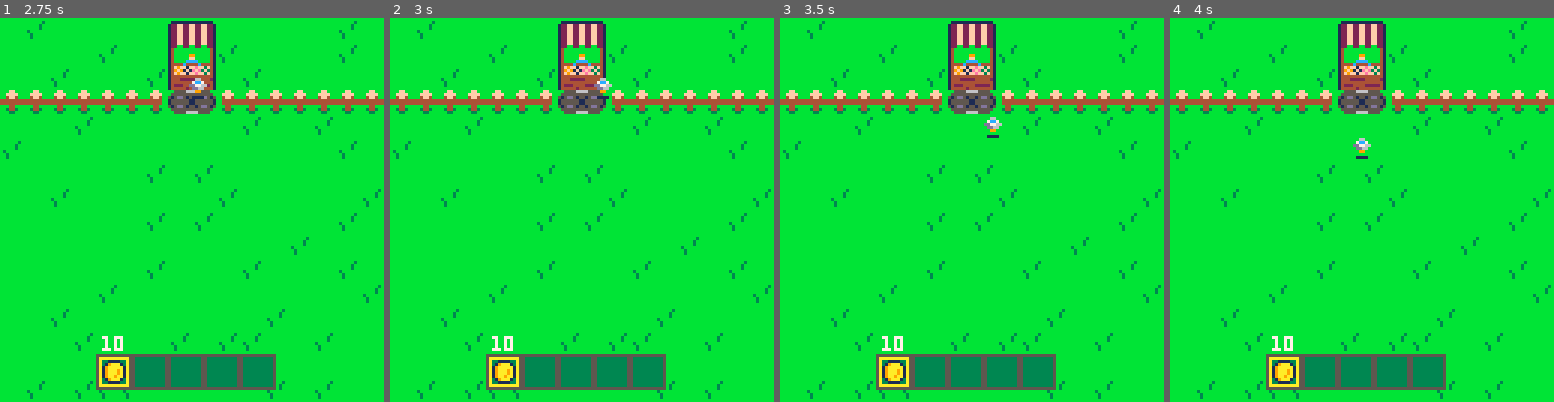
Above: before the commit, frames 1-4 (left to right).
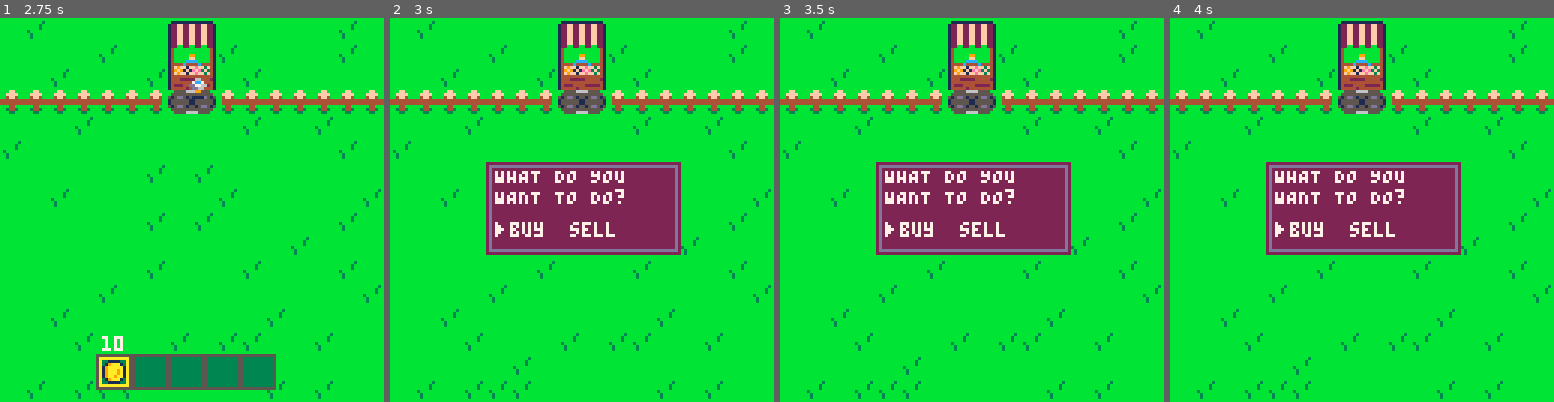
Above: after the commit, the same moments.

Repository: ritasker/SunDropHill
Game: PICO-8 cartridge sundrop_hill.p8
The game is run twice, just before and just after one commit, with the same random seed, the same clock (stepped at 60 frames per second) and the same inputs.
Inputs:
- Up to frame 1 (2.75 s): tap O (Z key) at 0.33, 1.07, 2.22 s; tap Down at 0.7 s; tap X (X key) at 1.43, 2.07 s; hold Up 1.97-2.63 s; hold Right from 2.68 s (still down)
- Up to frame 2 (3 s): keep holding Right; tap X (X key) at 2.82 s
- Up to frame 3 (3.5 s): release Right at 3.02 s; hold Down from 3.07 s (still down)
- Up to frame 4 (4 s): tap X (X key) at 3.57 s; tap O (Z key) at 3.72 s; release Down at 3.73 s; hold Left from 3.78 s (still down)

Frame 1 is identical in both runs. In frame 2, 17% of the frame differs, in the area x 25-76%, y 15-97%; in frame 3, 17%, in the area x 25-76%, y 25-97%; in frame 4, 17%.

Commit message:
Implement Buy Menu, plus fix issues with watering

Diff:
--- a/entities/game.lua
+++ b/entities/game.lua
@@ -35,15 +35,25 @@
 
   if btnp(❎) then
     local ptx = flr((plr.x + 4) / 8)
-    local pty = flr((plr.y + 4) / 8)
+    local pty = flr((plr.y + 6) / 8)
+
+    if over_planted_seeds(ptx,pty) then
+      print("over seeds", 64, 64,7)
+      water(ptx, pty)
+    end
 
     if over_farmable_land(ptx, pty) and seeds_selected() then
+      print("over farmland", 64, 64,7)
       plant(ptx, pty)
-    elseif over_planted_seeds() then
-      water(ptx, pty)
-    elseif over_fully_grown_crop(ptx, pty) then
+    end
+
+    if over_fully_grown_crop(ptx, pty) then
+      print("over carrots", 64, 64,7)
       harvest(ptx, pty)
-    elseif at_store(ptx, pty) then
+    end
+
+    if at_store(ptx, pty) then
+      print("at store", 64, 64,7)
       init_menu()
       state="menu"
     end
@@ -59,14 +69,9 @@
 end
 
 function draw_game()
-  -- draw map
-  cls(11)
-  map()
-
-  -- draw player
+ -- draw player
   spr(plr.sp, plr.x, plr.y)
 
-  -- draw hotbar
   draw_hotbar()
 end
 
@@ -80,6 +85,7 @@
     end
   end
 
+-- fence
   for x = 0, 16 do
     if x < 6 or x > 9 then
       mset(x, 3, 11)
@@ -169,9 +175,7 @@
 
   for i = 1, #inv do
     spr(inv[i].sp, 23 + (8 * i) + (4 * i - 1), 114)
-    if inv[i].qty > 1 then
-      print(inv[i].qty, 23 + (8 * i) + (4 * i - 1), 106, 7)
-    end
+    print(inv[i].qty, 23 + (8 * i) + (4 * i - 1), 106, 7)
   end
 
   if #inv > 0 then
@@ -179,43 +183,41 @@
   end
 end
 
-function plant(ptx, pty)
+function plant(x, y)
   local seeds = get_inv_item_by_name(inv, "seeds")
-  if seeds != nil then
-    if seeds.qty > 0 then
-      plr.ply_ani = true
-      add(crops, {
-        x = ptx,
-        y = pty,
-        wtd = false,
-        sp = 2,
-        tig = 0,
-        si = 300 + rnd(300)
-      })
-      seeds.qty -= 1
-
-      if seeds.qty == 0 then
-        del(inv, seeds)
-        sel = 1
-      end
-    end
-  end
-end
-
-function water(ptx, pty)
+  if seeds != nil and seeds.qty > 0 then
+    plr.ply_ani = true
+    add(crops, {
+      x = x,
+      y = y,
+      wtd = false,
+      sp = 2,
+      tig = 0,
+      si = 300 + rnd(300)
+    })
+    seeds.qty -= 1
+
+    if seeds.qty == 0 then
+      del(inv, seeds)
+      inv_sel = 1
+    end
+  end
+end
+
+function water(x, y)
   for c in all(crops) do
-    if c.x == ptx and c.y == pty then
+    if c.x == x and c.y == y then
       c.wtd = true
       c.sp = 3
     end
   end
 end
 
-function harvest(ptx, pty)
+function harvest(x, y)
   plr.ply_ani = true
 
   for c in all(crops) do
-    if c.x == ptx and c.y == pty then
+    if c.x == x and c.y == y then
       c.sp = 0
       local carrots = get_inv_item_by_name(inv, "carrots")
       if carrots == nil then
--- a/entities/menu.lua
+++ b/entities/menu.lua
@@ -1,7 +1,23 @@
 function init_menu()
     m_sel = 1
     menu_state = "store"
-    top_menu_item = { "buy", "sell" }
+    store_menu_items = { "buy", "sell" }
+
+    store_inv = {}
+    add(
+        store_inv, {
+            name = "seeds",
+            gp = 1,
+            sp = 16
+        }
+    )
+    add(
+        store_inv, {
+            name = "carrots",
+            gp = 1,
+            sp = 17
+        }
+    )
 end
 
 function update_menu()
@@ -16,7 +32,7 @@
 
 function update_store_menu()
     if btnp(➡️) then
-        if m_sel < #top_menu_item then
+        if m_sel < #store_menu_items then
             m_sel += 1
         else
             m_sel = 1
@@ -25,13 +41,15 @@
         if m_sel > 1 then
             m_sel -= 1
         else
-            m_sel = #top_menu_item
+            m_sel = #store_menu_items
         end
     elseif btnp(❎) then
-        if top_menu_item[m_sel] == "buy" then
+        if store_menu_items[m_sel] == "buy" then
             menu_state = "buy"
-        elseif top_menu_item[m_sel] == "sell" then
+            m_sel = 1
+        elseif store_menu_items[m_sel] == "sell" then
             menu_state = "sell"
+            m_sel = 1
         end
     elseif btnp(🅾️) then
         state = "game"
@@ -39,6 +57,39 @@
 end
 
 function update_buy_menu()
+    if btnp(⬇️) then
+        if m_sel < #store_inv then
+            m_sel += 1
+        else
+            m_sel = 1
+        end
+    elseif btnp(⬆️) then
+        if m_sel > 1 then
+            m_sel -= 1
+        else
+            m_sel = #store_inv
+        end
+    end
+
+    if btnp(❎) then
+        local gold = get_inv_item_by_name(inv, "gold")
+        if gold != nil and gold.qty > 0 then
+            local seeds = get_inv_item_by_name(inv, "seeds")
+            if seeds != nil then
+                seeds.qty += 1
+            else
+                add(
+                    inv, {
+                        name = "seeds",
+                        qty = 1,
+                        sp = 16
+                    }
+                )
+            end
+            gold.qty -= 1
+        end
+    end
+
     if btnp(🅾️) then
         menu_state = "store"
     end
@@ -66,16 +117,29 @@
     print("WHAT DO YOU", 35, 50, 7)
     print("WANT TO DO?", 35, 57, 7)
 
-    for i = 1, #top_menu_item do
-        print(top_menu_item[i], 40 + (20 * (i - 1)), 68, 7)
-        print("▶", 35 + (20 * (m_sel - 1)), 68, 7)
+    for i = 1, #store_menu_items do
+        print(store_menu_items[i], 40 + (20 * (i - 1)), 68, 7)
     end
+
+    print("▶", 35 + (20 * (m_sel - 1)), 68, 7)
 end
 
 function draw_buy_menu()
-    rectfill(32, 48, 96, 78, 2)
-    rect(33, 49, 95, 77, 13)
-    print("buy", 35, 50, 7)
+    local gold = get_inv_item_by_name(inv, "gold")
+    spr(gold.sp, 32, 39)
+    print("X " .. gold.qty .. "gp", 42, 40, 7)
+
+    rectfill(32, 48, 96, 52 + (10 * #store_inv), 2)
+    rect(33, 49, 95, 51 + (10 * #store_inv), 13)
+
+    for i = 1, #store_inv do
+        local si = store_inv[i]
+        spr(si.sp, 40, 41 + (10 * i))
+        print(si.name, 50, 43 + (10 * i), 7)
+        print(si.gp .. "gp", 82, 43 + (10 * i), 7)
+    end
+
+    print("▶", 36, 43 + (10 * m_sel), 7)
 end
 
 function draw_sell_menu()
--- a/sundrop_hill.p8
+++ b/sundrop_hill.p8
@@ -18,6 +18,9 @@
 end
 
 function _draw()
+  cls(11)
+  map()
+
 if state=="game" then
     draw_game()
   elseif state=="menu" then
